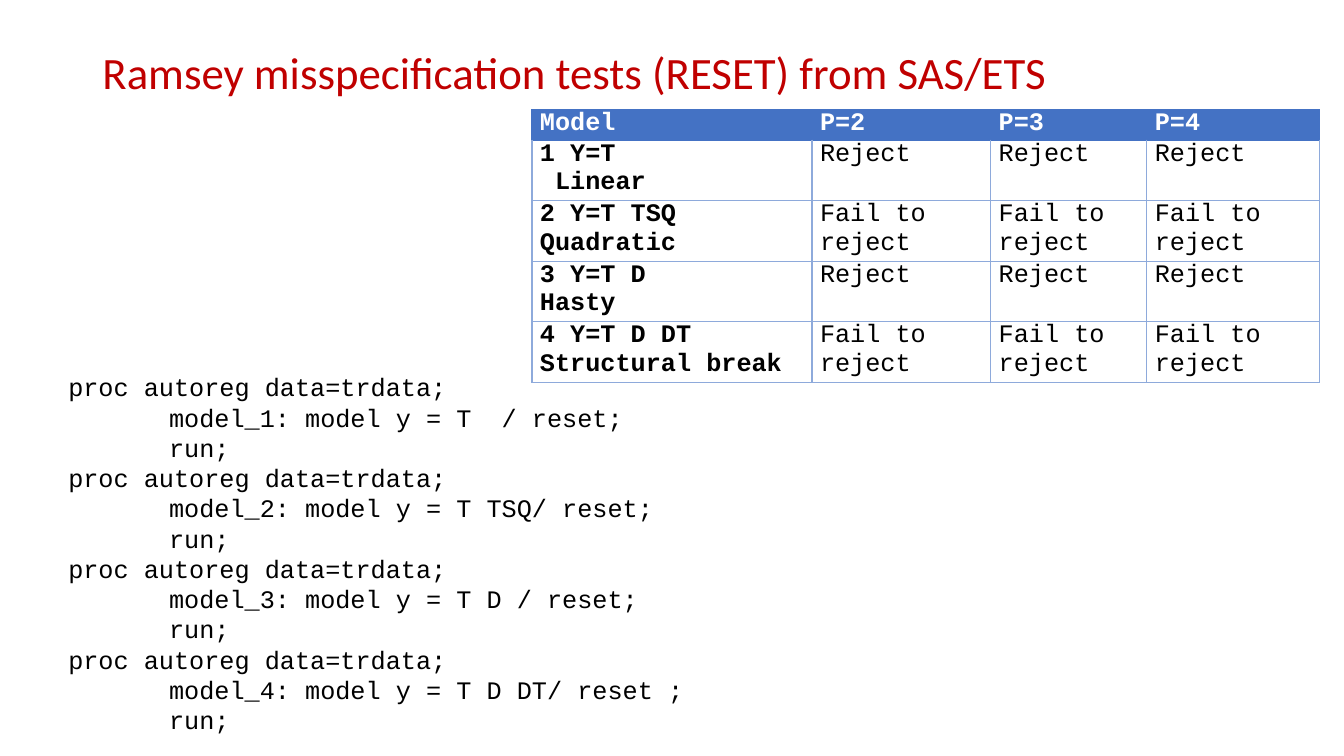
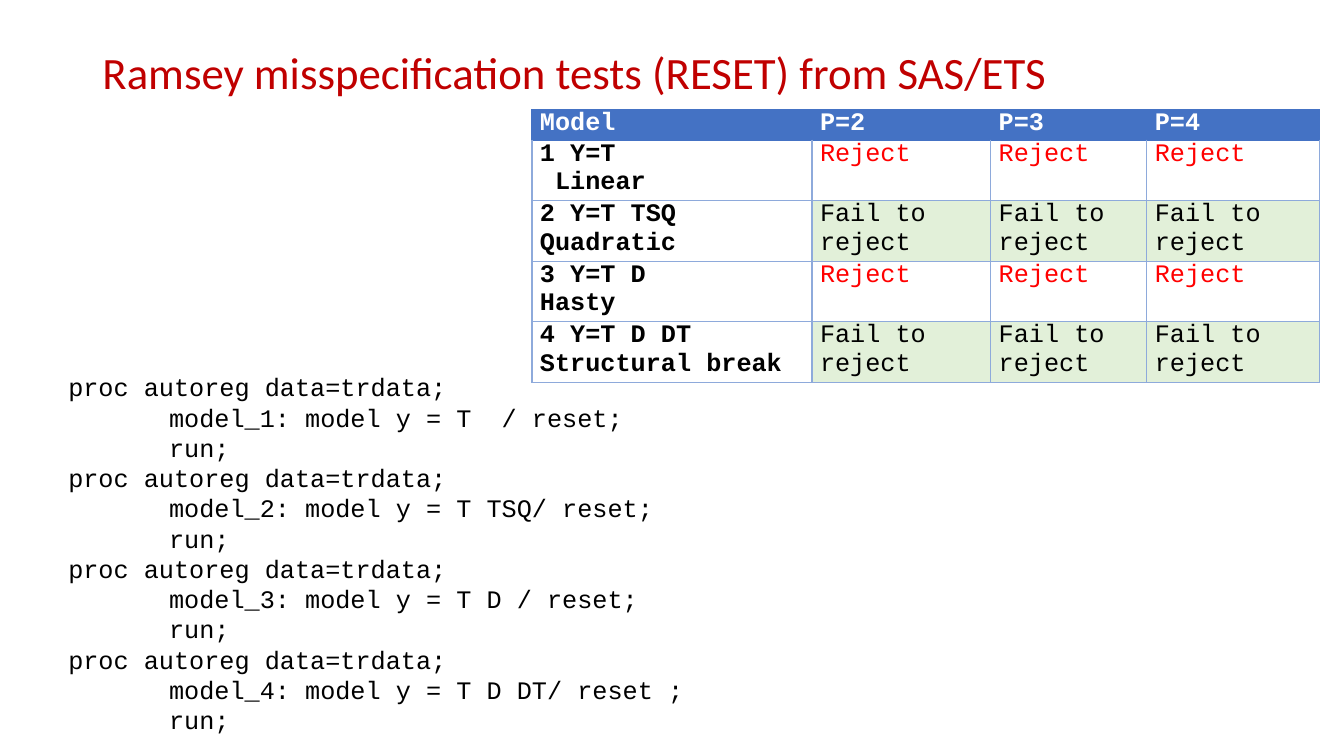
Before and after one commit to campnmug/Model_selection_and_inference, a slide deck: slide 29 of SCSUG 2019 Presentation deck - Do you know when your data is lying to you- Regression HOW.pptx (slide 27 before the commit). Drawn at 1344x756 pixels with LibreOffice and Linux fonts; fonts in the diff are those of the drawing. Boxes give left, top, right and bottom in pixels: in the first picture for what was removed or moved away, otherwise in the second. Text is boxed around its words. In the diff, an @@ line names an element or a change of style, - is before the commit and + after.

```diff
--- a/SCSUG 2019 Presentation deck - Do you know when your data is lying to you- Regression HOW.pptx
+++ b/SCSUG 2019 Presentation deck - Do you know when your data is lying to you- Regression HOW.pptx
@@ table at (532, 110, 1320, 382) @@
@@ fill none to #E2F0D9 in 6 cells @@
@@ text colour #000000 to #FF0000 in "Reject", "Reject", "Reject", "Reject" and 2 more places @@
```
Also in this commit, not shown: 13 other slides changed, 3 slides added, 1 slide removed.
